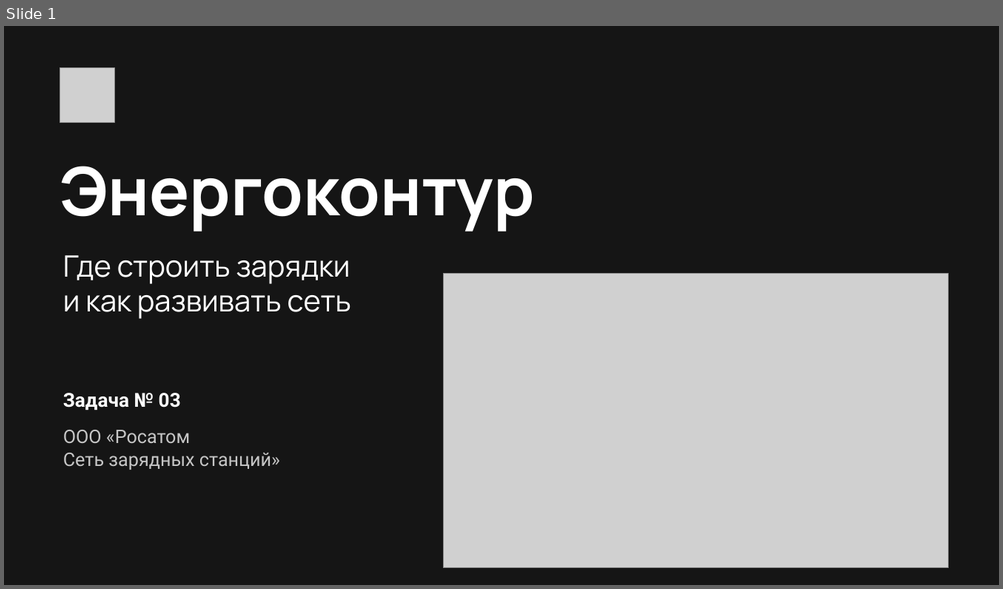
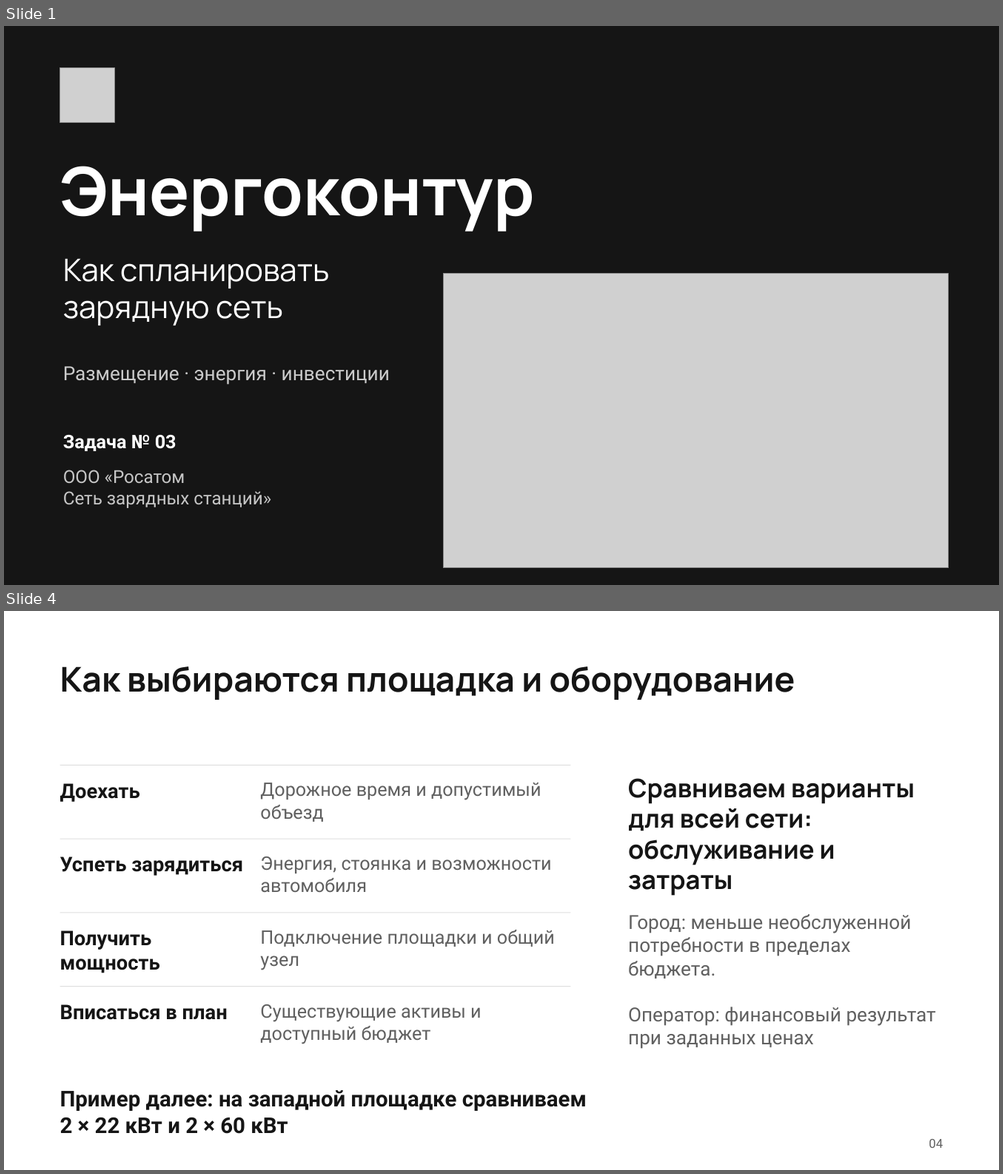
Before and after one commit to Elmar006/energy_web, a slide deck: docs/commission/submission/Энергоконтур_решение_задачи.pptx. Shown one above the other, each under a label of ours: slide 1 before the commit, slides 1 and 4 after it; the slides between them are not shown. The pictures are 1003x589 and 1003x1174 pixels, drawn with LibreOffice and Linux fonts; fonts in the diff are those of the drawing; grey boxes stand for pictures. Boxes give left, top, right and bottom in pixels: in the first picture for what was removed or moved away, otherwise in the second. Text is boxed around its words. In the diff, an @@ line names an element or a change of style, - is before the commit and + after.

```diff
--- a/docs/commission/submission/Энергоконтур_решение_задачи.pptx
+++ b/docs/commission/submission/Энергоконтур_решение_задачи.pptx
@@ slide 4 added at (4, 611, 999, 1170), background #FFFFFF @@
@@ text added at (60, 667, 795, 700), 33 pt, text #151515, bold @@
+Как выбираются площадка и оборудование
@@ rectangle added at (60, 765, 570, 766), fill #DEDEDE @@
@@ text added at (60, 783, 140, 802), 19.5 pt, text #151515, bold @@
+Доехать
@@ text added at (260, 783, 540, 822), 18 pt, text #606060 @@
+Дорожное время и допустимый объезд
@@ text added at (628, 778, 914, 896), 24.8 pt, text #151515, bold @@
+Сравниваем варианты
+для всей сети:
+обслуживание и затраты
@@ rectangle added at (60, 839, 570, 840), fill #DEDEDE @@
@@ text added at (60, 857, 243, 876), 19.5 pt, text #151515, bold @@
+Успеть зарядиться
@@ text added at (260, 857, 551, 892), 18 pt, text #606060 @@
+Энергия, стоянка и возможности автомобиля
@@ rectangle added at (60, 912, 570, 913), fill #DEDEDE @@
@@ text added at (628, 914, 936, 1049), 18.8 pt, text #606060 @@
+Город: меньше необслуженной
+потребности в пределах бюджета.
+Оператор: финансовый результат
+при заданных ценах
@@ text added at (60, 931, 160, 974), 19.5 pt, text #151515, bold @@
+Получить мощность
@@ text added at (260, 930, 555, 971), 18 pt, text #606060 @@
+Подключение площадки и общий узел
@@ rectangle added at (60, 986, 570, 987), fill #DEDEDE @@
@@ text added at (60, 1005, 227, 1020), 19.5 pt, text #151515, bold @@
+Вписаться в план
@@ text added at (260, 1005, 481, 1045), 18 pt, text #606060 @@
+Существующие активы и доступный бюджет
@@ text added at (60, 1091, 586, 1134), 21 pt, text #151515, bold @@
+Пример далее: на западной площадке сравниваем
+2 × 22 кВт и 2 × 60 кВт
@@ text added at (928, 1139, 942, 1148), 12 pt, text #606060 @@
+04
@@ slide 1 changed as well @@
@@ text at (63, 258, 329, 326): text changed; size 28.5 to 30 pt @@
-Где строить зарядки
-и как развивать сеть
+Как спланировать
+зарядную сеть
@@ text added at (63, 366, 390, 385), 18.8 pt, text #CBCBCB @@
+Размещение · энергия · инвестиции
@@ text "Задача № 03": place and size @@
-text "Задача № 03" at (63, 393, 181, 410)
+text "Задача № 03" at (63, 435, 176, 452)
@@ text "Задача № 03" at (63, 435, 176, 452): size 18.8 to 18 pt @@
@@ text "ООО «Росатом": place and size @@
-text "ООО «Росатом" at (63, 430, 280, 470)
+text "ООО «Росатом" at (63, 470, 271, 508)
@@ text "ООО «Росатом" at (63, 470, 271, 508): size 18 to 17.2 pt @@
```
Also in this commit, not shown: 10 other slides added, 11 slides removed, 10 other files.
